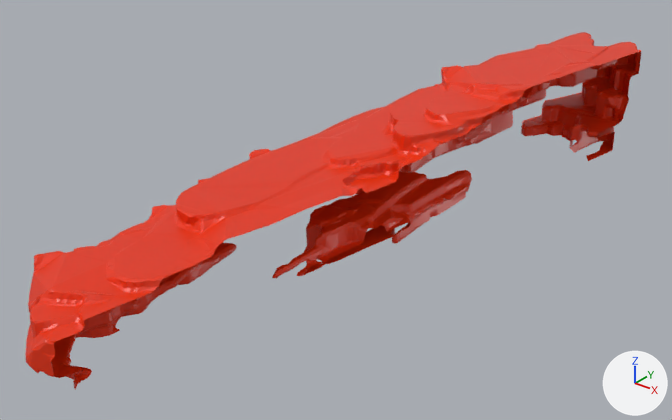
The FBX model Assets/Art/Models/Environment/Canyon/Canyon Rock Walls/canyon_rock_wall_02.fbx: old version first, new version second.
Both versions are drawn from a 50 mm camera at (35.9, -62.5, 34.3) aimed at (-8.4, -7.1, 0.0). Every picture has the same lights, and +X, +Y and +Z are marked at lower right. Where no turn or scale is listed for an object, it has been applied to the vertices. Vertices at the same position are counted once.
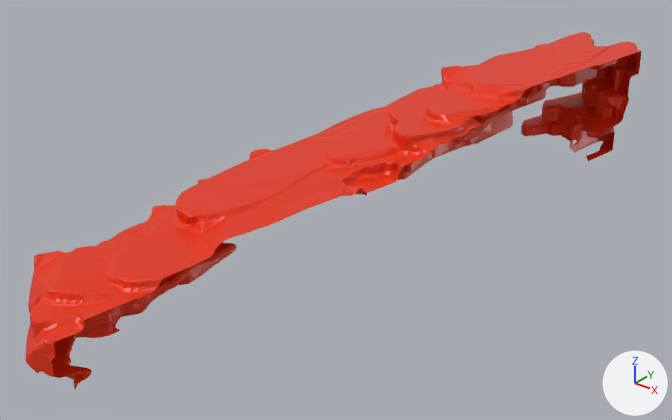
Pixel boxes (x1, y1, x2, y2) of what changed, in the pictures (672 x 420 px):
part 1 of me_circle_012, cut back: before (272, 111, 495, 279); after (493, 106, 499, 110)

The change in detail:
me_circle_012 is used by ob_circle_012; location (0.0, 0.0, 0.0).
me_circle_012 had 8975 vertices, 16149 faces and spanned x -16.7..6.2, y -37.2..29.7, z -6.1..9.0.
me_circle_012 now has 7274 vertices, 13201 faces and spans x -16.7..6.2, y -37.2..29.7, z -6.1..9.0.
me_circle_012 part 1: 1 vertex moved within x 0.4, y 3.5, z 7.8; 1701 vertices removed from x -9.2..0.4, y -20.3..4.7, z -1.0..7.8.
